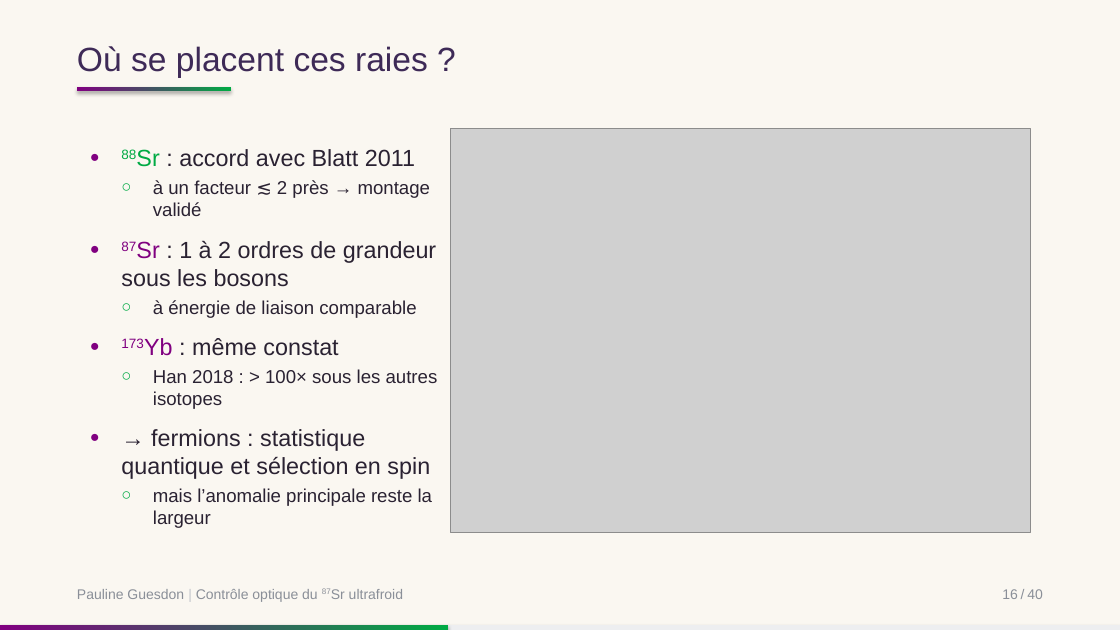
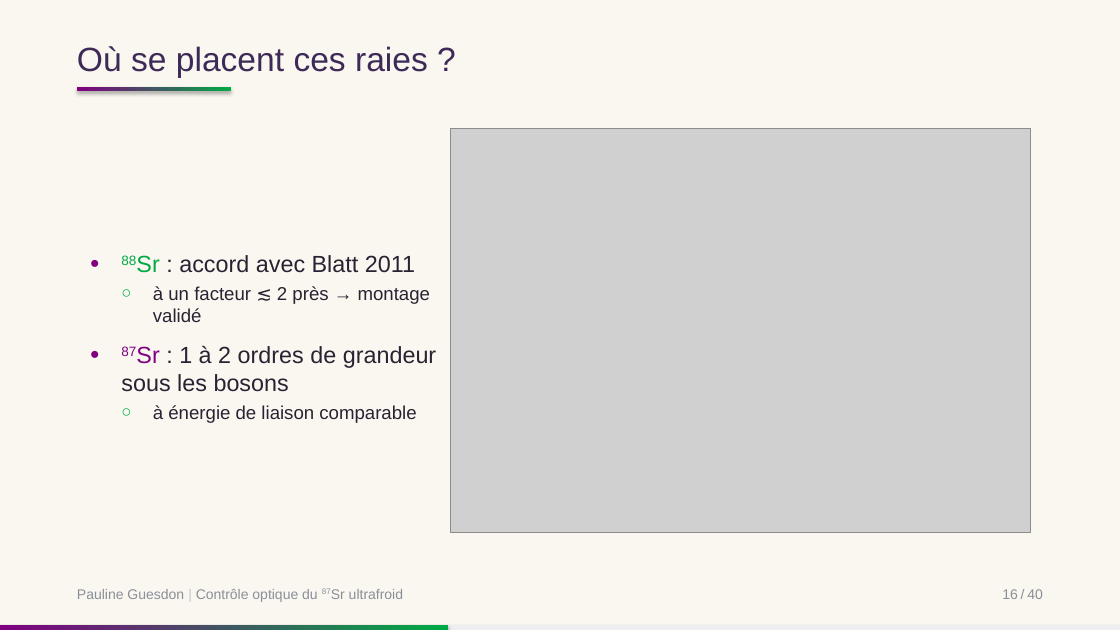
Before and after one commit to PaulineGuesdon/Inchallah-lui-il-marche, a slide deck: slide 20 of Soutenance/soutenance.pptx (slide 19 before the commit). Drawn at 1120x630 pixels with LibreOffice and Linux fonts; fonts in the diff are those of the drawing; grey boxes stand for pictures. Boxes give left, top, right and bottom in pixels: in the first picture for what was removed or moved away, otherwise in the second. Text is boxed around its words. In the diff, an @@ line names an element or a change of style, - is before the commit and + after.

```diff
--- a/Soutenance/soutenance.pptx
+++ b/Soutenance/soutenance.pptx
@@ text at box(121, 338, 438, 528): paragraphs removed @@
-● 173Yb : même constat
-○ Han 2018 : > 100× sous les autres isotopes
-● → fermions : statistique quantique et sélection en spin
-○ mais l’anomalie principale reste la largeur
```
Also in this commit, not shown: 29 other slides changed, 1 slide added, 2 slides removed, 6 other files.
